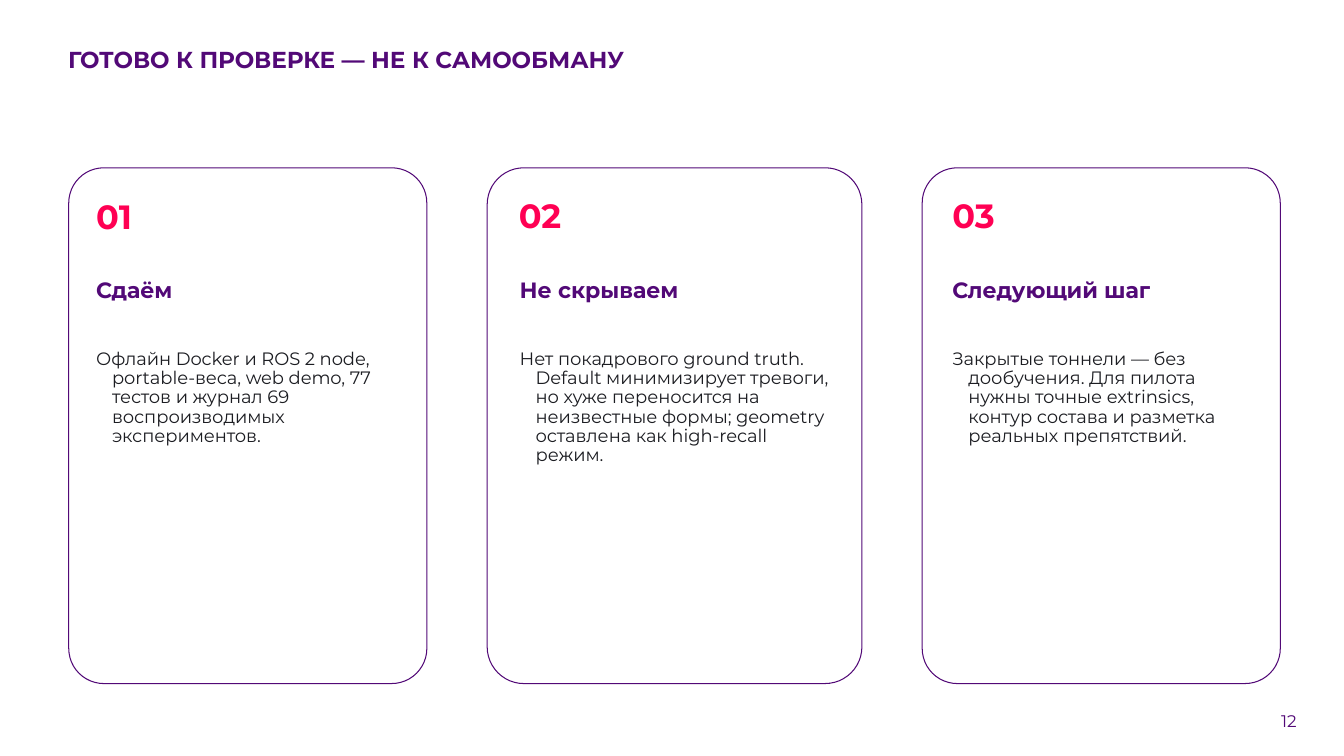
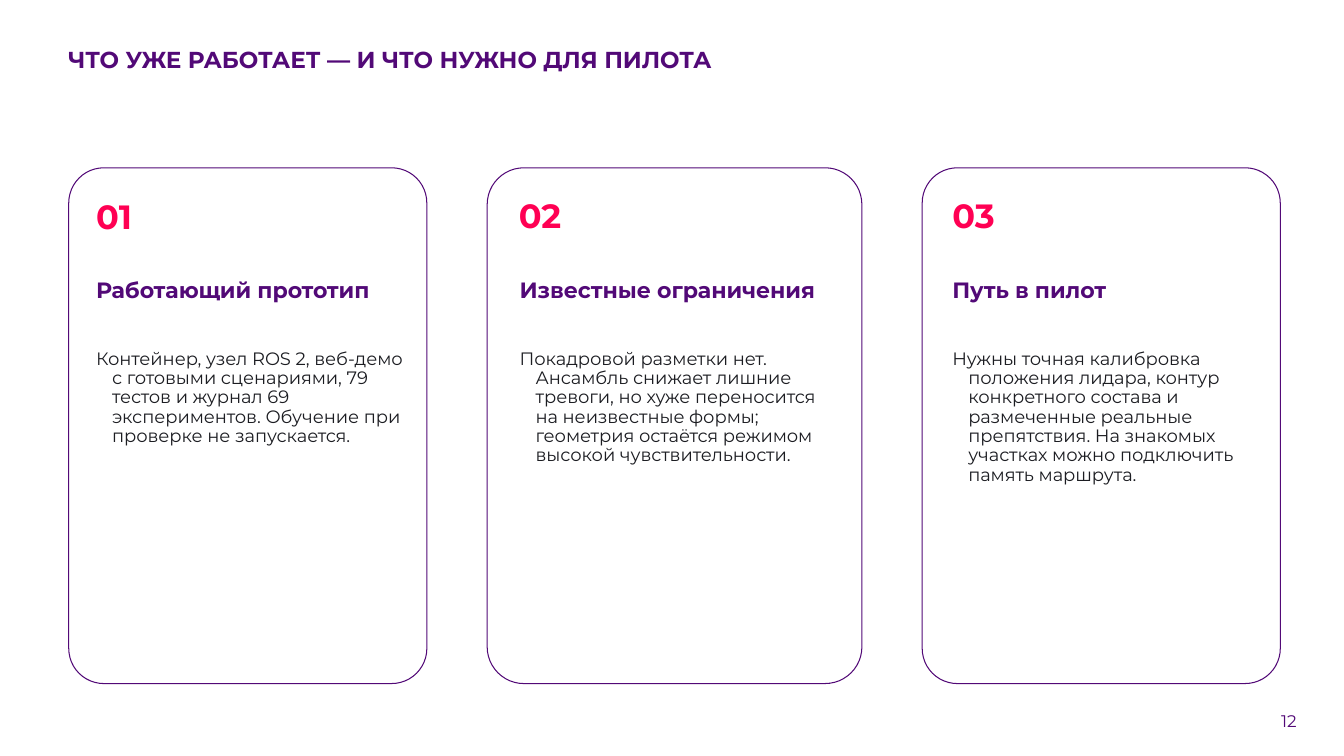
Before and after one commit to KirpaDmitriy/metroguard-lct2026, a slide deck: slide 12 of presentation/MetroGuard_LCT2026_Submission.pptx. Drawn at 1344x756 pixels with LibreOffice and Linux fonts; fonts in the diff are those of the drawing; background and template pictures are left out. Boxes give left, top, right and bottom in pixels: in the first picture for what was removed or moved away, otherwise in the second. Text is boxed around its words. In the diff, an @@ line names an element or a change of style, - is before the commit and + after.

Commit message:
Add preset demo and refine submission deck

```diff
--- a/presentation/MetroGuard_LCT2026_Submission.pptx
+++ b/presentation/MetroGuard_LCT2026_Submission.pptx
@@ title at (68, 51, 711, 72): text changed @@
-ГОТОВО К ПРОВЕРКЕ — НЕ К САМООБМАНУ
+ЧТО УЖЕ РАБОТАЕТ — И ЧТО НУЖНО ДЛЯ ПИЛОТА
@@ text at (96, 281, 369, 303): text changed @@
-Сдаём
+Работающий прототип
@@ text at (520, 282, 815, 303): text changed @@
-Не скрываем
+Известные ограничения
@@ text at (952, 282, 1106, 303): text changed @@
-Следующий шаг
+Путь в пилот
@@ text at (96, 351, 402, 446): text changed @@
-Офлайн Docker и ROS 2 node, portable-веса, web demo, 77 тестов и журнал 69 воспроизводимых экспериментов.
+Контейнер, узел ROS 2, веб-демо с готовыми сценариями, 79 тестов и журнал 69 экспериментов. Обучение при проверке не запускается.
@@ text at (520, 352, 816, 465): text changed @@
-Нет покадрового ground truth. Default минимизирует тревоги, но хуже переносится на неизвестные формы; geometry оставлена как high-recall режим.
+Покадровой разметки нет. Ансамбль снижает лишние тревоги, но хуже переносится на неизвестные формы; геометрия остаётся режимом высокой чувствительности.
@@ text at (952, 351, 1233, 485): text changed @@
-Закрытые тоннели — без дообучения. Для пилота нужны точные extrinsics, контур состава и разметка реальных препятствий.
+Нужны точная калибровка положения лидара, контур конкретного состава и размеченные реальные препятствия. На знакомых участках можно подключить память маршрута.
```
Also in this commit, not shown: 5 other slides changed, 5 slides added, 5 slides removed, 20 other files.
